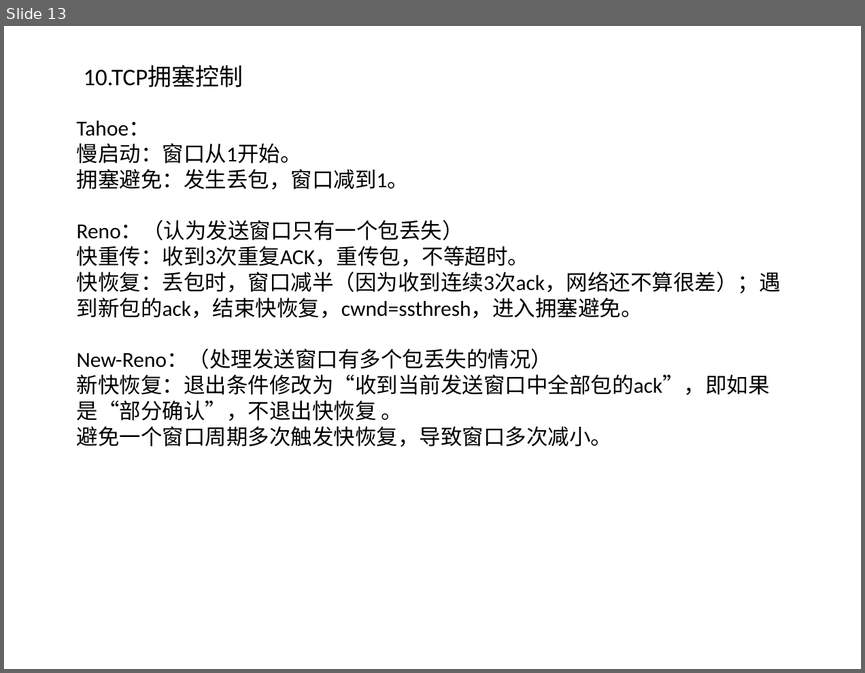
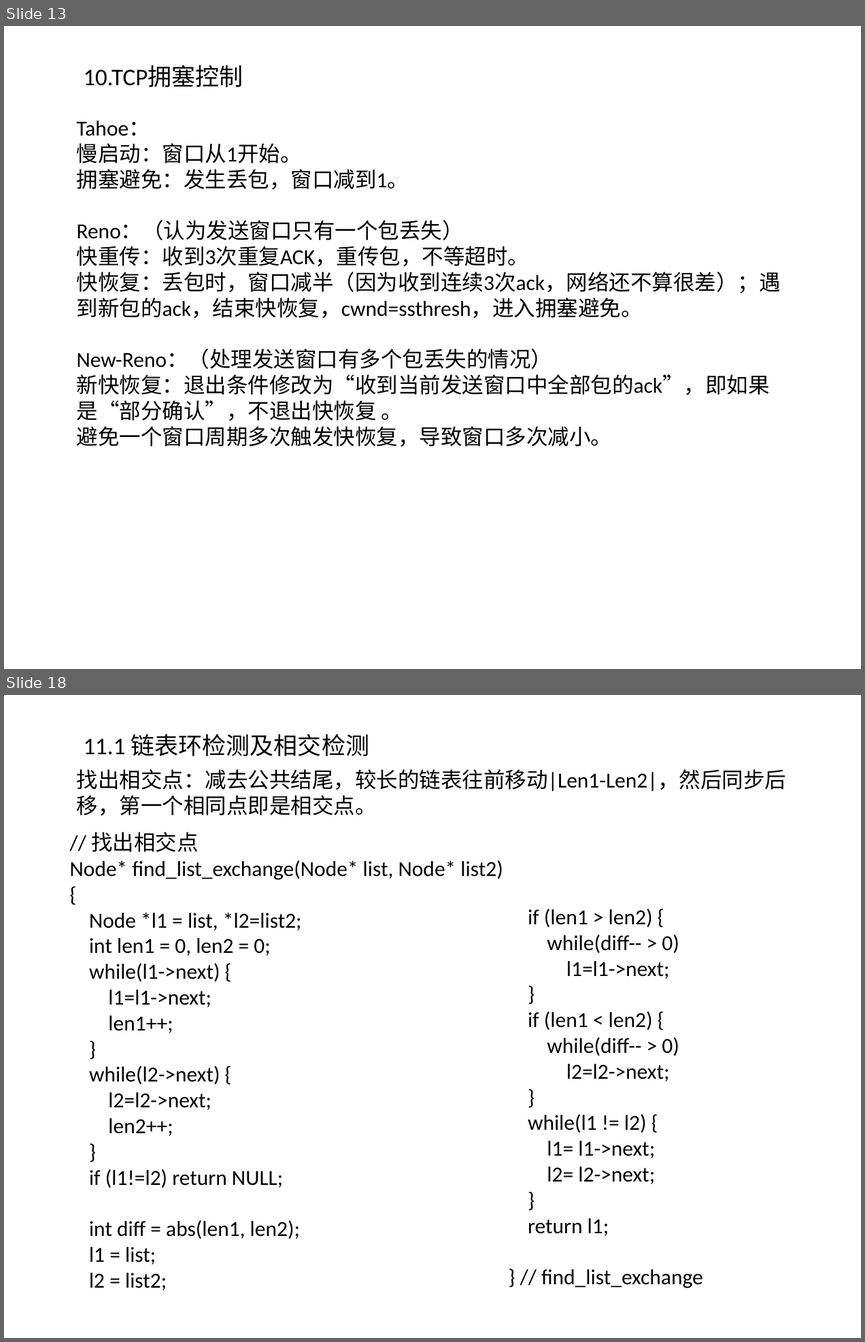
Before and after one commit to willkk/go, a slide deck: algos_summary.pptx. Shown one above the other, each under a label of ours: slide 13 before the commit, slides 13 and 18 after it; the slides between them are not shown. The pictures are 865x673 and 865x1342 pixels, drawn with LibreOffice and Linux fonts; fonts in the diff are those of the drawing. Boxes give left, top, right and bottom in pixels: in the first picture for what was removed or moved away, otherwise in the second. Text is boxed around its words. In the diff, an @@ line names an element or a change of style, - is before the commit and + after.

```diff
--- a/algos_summary.pptx
+++ b/algos_summary.pptx
@@ slide 18 added at [4,695,861,1338], background #FFFFFF @@
@@ text added at [84,734,370,756], 20 pt, text #000000 @@
+11.1 链表环检测及相交检测
@@ text added at [77,769,787,815], 18 pt, text #000000 @@
+找出相交点：减去公共结尾，较长的链表往前移动|Len1-Len2|，然后同步后移，第一个相同点即是相交点。
@@ text added at [70,832,502,1290], 18 pt, text #000000 @@
+// 找出相交点
+Node* find_list_exchange(Node* list, Node* list2)
+{
+Node *l1 = list, *l2=list2;
+int len1 = 0, len2 = 0;
+while(l1->next) {
+l1=l1->next;
+len1++;
+}
+while(l2->next) {
+l2=l2->next;
+len2++;
+}
+if (l1!=l2) return NULL;
+int diff = abs(len1, len2);
+l1 = list;
+l2 = list2;
@@ text added at [528,909,703,1288], 18 pt, text #000000 @@
+if (len1 > len2) {
+while(diff-- > 0)
+l1=l1->next;
+}
+if (len1 < len2) {
+while(diff-- > 0)
+l2=l2->next;
+}
+while(l1 != l2) {
+l1= l1->next;
+l2= l2->next;
+}
+return l1;
+} // find_list_exchange
```
Also in this commit, not shown: 2 slides changed, 4 other slides added, 1 other file.
